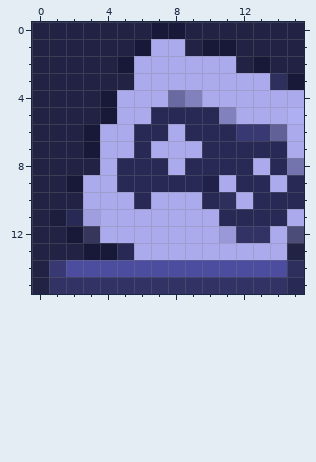
A pixel-art sprite gets an edit: wodicon_helper/icons/icon16_main.png. Above: the version before the commit.
The file is 16x16 pixels. Colours within 5 levels of each other are drawn and written as one.
After the commit:
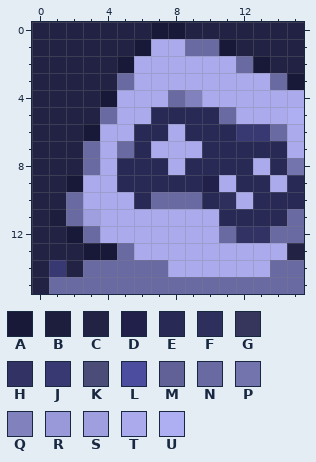
Palette (. is transparent): A #181838  B #1d1d3e  C #222244  D #20204b  E #292956  F #2f2f5d  G #36365d  H #323265  J #383872  K #4c4c79  L #4d4d9f  M #616198  N #6a6aa3  P #7373ad  Q #8181bd  R #9999da  S #9f9fe0  T #aaaaec  U #aeaef2
From old to new:
Colour C replaces colour L in row 14 at x 2.
Colour N replaces colour A in row 1 at x 10; in row 5 at x 4; in row 7 at x 3.
Colour N replaces colour C in row 1 at x 9; in row 2 at x 12; in row 3 at x 5; in row 8 at x 3; in row 10 at x 2.
Colour N replaces colour E in row 11 at x 2; in row 13 at x 5; in row 15 at x 15.
Colour N replaces colour F in row 3 at x 14; in row 14 at x 15.
Colour N replaces colour G in row 12 at x 3.
Colour N replaces colour H in row 15 at x 1 to 14.
Colour N replaces colour K in row 12 at x 15.
Colour N replaces colour L in row 14 at x 3 to 7 and 14.
Colour N replaces colour M in row 6 at x 14.
Colour N replaces colour Q in row 5 at x 11.
Colour N replaces colour R in row 12 at x 11.
Colour N replaces colour T in row 7 at x 5; in row 10 at x 7 to 9; in row 11 at x 15; in row 12 at x 14.
Colour T replaces colour L in row 14 at x 8 to 13.
